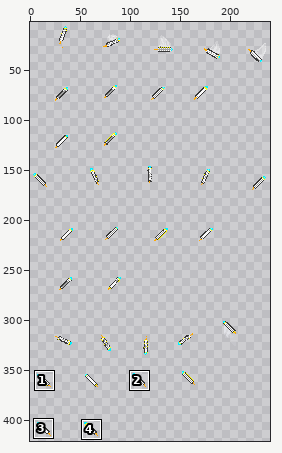
Sprite sheet: client/img/1/NFT_21474b21ec00e97173c8fd4f29b6d889d099df8575b32a648b642b56ccb8a77a.png. The first picture is a wide view before the edit; the outline marks the close-up.
Close-up. Before the commit:
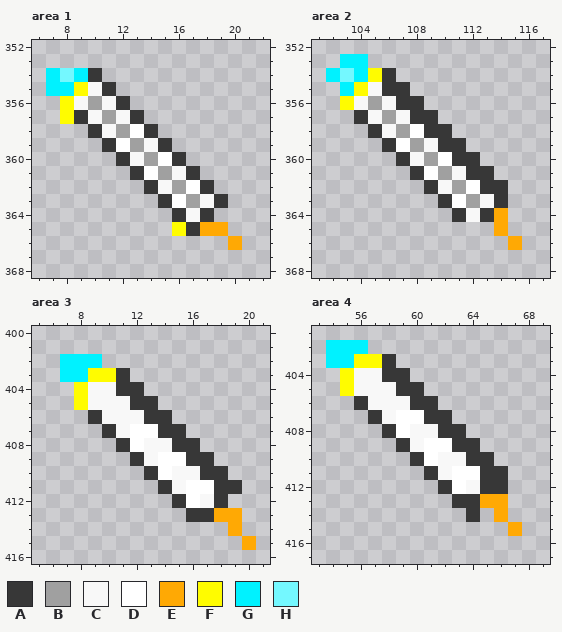
The file is 240x432 pixels. Colours within 5 levels of each other are drawn and written as one. Shown: area 1: x 6..22, y 352..368; area 2: x 101..117, y 352..368; area 3: x 5..21, y 400..416; area 4: x 53..69, y 401..417. The wide view leaves out empty margins. The commit also changed other parts of the picture, which this record leaves out.
Palette (. is transparent): A #373737  B #a0a0a0  C #f8f8f8  D #ffffff  E #ffa904  F #fffc00  G #00f2ff  H #74f8ff
Pixels before, area 1, first column x 7:
354 GHGA..........
355 GGFCA.........
356 .FCBCA........
357 .FACBCA.......
358 ...ACBDA......
359 ....ADBCA.....
360 .....ACBDA....
361 ......ADBCA...
362 .......ACBDA..
363 ........ADBCA.
364 .........ACA..
365 .........FAEE.
366 .............E
Pixels before, area 2, first column x 102:
353 .GG...........
354 GHGFA.........
355 .GFCAA........
356 .FCBCAA.......
357 ..ACBCAA......
358 ...ACBDAA.....
359 ....ADBCAA....
360 .....ACBDAA...
361 ......ADBCAA..
362 .......ACBDAA.
363 ........ADBCA.
364 .........ACAE.
365 ............E.
366 .............E
Pixels before, area 3, first column x 7:
402 GGG...........
403 GGFFA.........
404 .FCCAA........
405 .FCCCAA.......
406 ..ACCCAA......
407 ...ACDDAA.....
408 ....ADCCAA....
409 .....ACDDAA...
410 ......ADCCAA..
411 .......ACDDAA.
412 ........ADCA..
413 .........AAEE.
414 ............E.
415 .............E
Pixels before, area 4, first column x 54:
402 GGG...........
403 GGFFA.........
404 .FCCAA........
405 .FCCCAA.......
406 ..ACCCAA......
407 ...ACDDAA.....
408 ....ADCCAA....
409 .....ACDDAA...
410 ......ADCCAA..
411 .......ACDDAA.
412 ........ADCAA.
413 .........AAEE.
414 ..........A.E.
415 .............E
The same view after the edit:
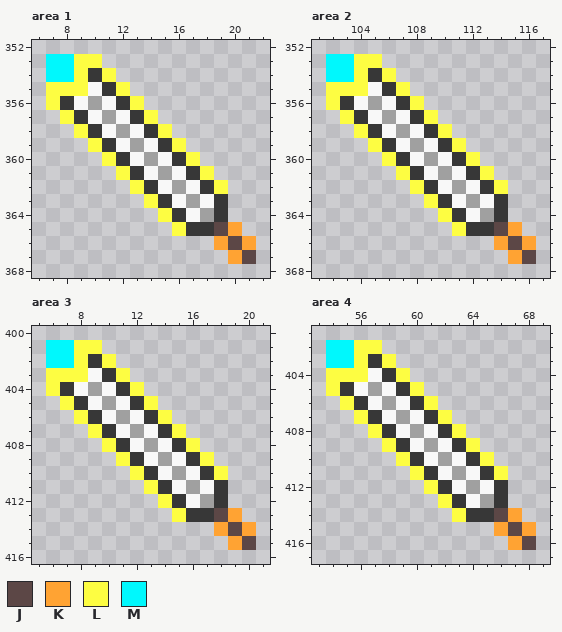
Colours new in this view: J #5c4746  K #ffa333  L #fdfd42  M #00f8fd
Change:
Changed rows in their new state; - is an unchanged pixel.
Area 1:
first column x 7:
353 MMLL-----------
354 MML-L----------
355 LLL--L---------
356 LA----L--------
357 -L-----L-------
358 --L---C-L------
359 ---L-C---L-----
360 ----L---C-L----
361 -----L-C---L---
362 ------L---C-L--
363 -------L-C-----
364 --------L--BA--
365 ---------L-AJK-
366 ------------KJK
367 -------------KJ
Area 2:
first column x 102:
353 MMLL-----------
354 MMLAL----------
355 LLL--L---------
356 LA----L--------
357 -L-----L-------
358 --L---C-L------
359 ---L-C---L-----
360 ----L---C-L----
361 -----L-C---L---
362 ------L---C-L--
363 -------L-C-----
364 --------L--BA--
365 ---------LAAJK-
366 ------------KJK
367 -------------KJ
Area 3:
first column x 6:
401 MMLL-----------
402 MMLAL----------
403 LLLCAL---------
404 LACB--L--------
405 -LA-B--L-------
406 --L--B--L------
407 ---L--BC-L-----
408 ----L-CB--L----
409 -----L--BC-L---
410 ------L-CB--L--
411 -------L--BC-.-
412 --------L-CB---
413 ---------L--JK-
414 ------------KJK
415 -------------KJ
Area 4:
first column x 54:
402 MMLL-----------
403 MMLAL----------
404 LLL--L---------
405 LA-B--L--------
406 -L--B--L-------
407 --L--BC-L------
408 ---L-CB--L-----
409 ----L--BC-L----
410 -----L-CB--L---
411 ------L--BC-L--
412 -------L-CBC---
413 --------L-CBA--
414 ---------L-AJK-
415 ------------KJK
416 -------------KJ
Where, in picture pixels (left, top, right, bottom), the same in both close-ups:
changed: (46, 54, 256, 264)
changed: (326, 54, 536, 264)
changed: (46, 340, 256, 550)
changed: (326, 340, 536, 550)
